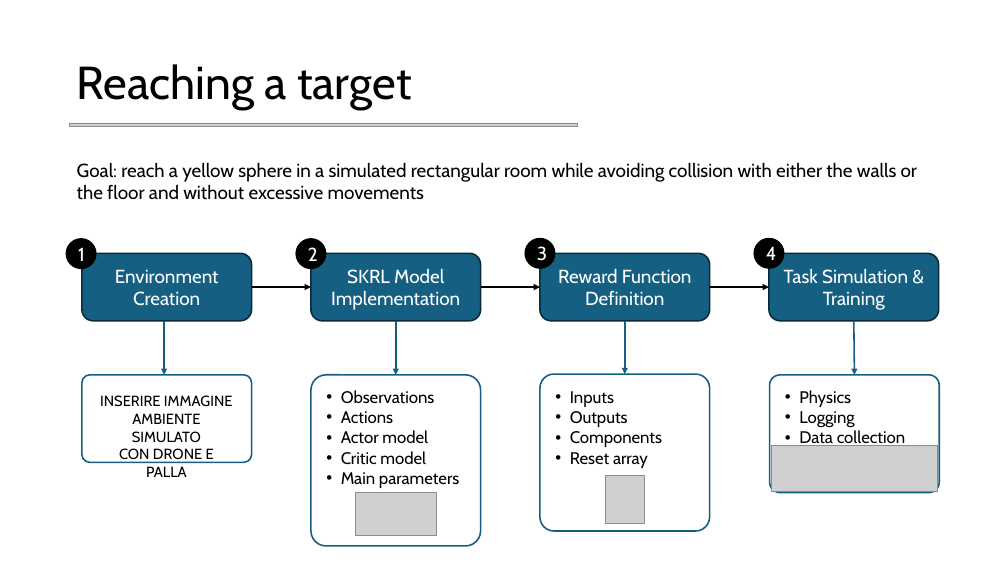
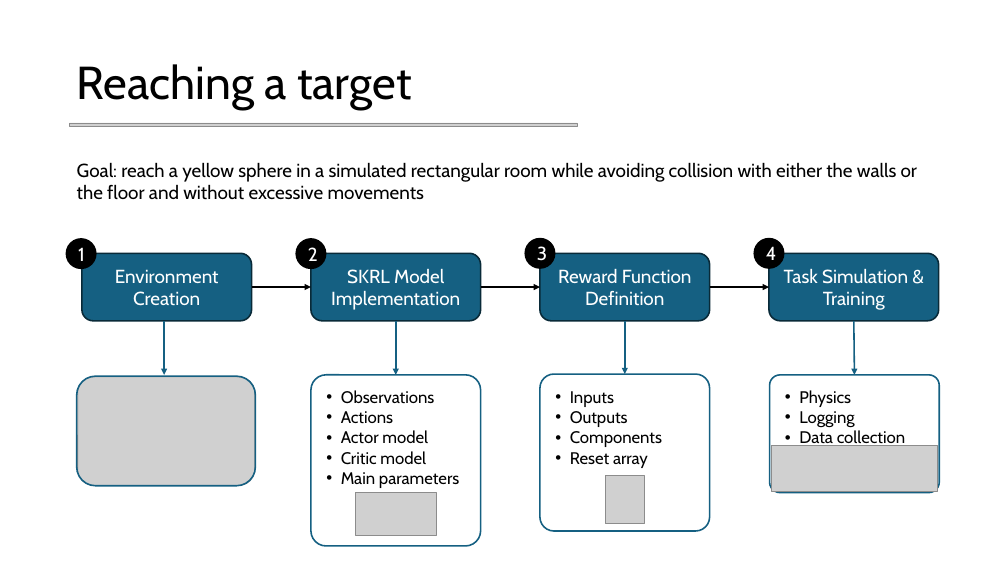
Before and after one commit to mettz/cps-project, a slide deck: slide 7 of docs/Slides.pptx. Drawn at 1008x567 pixels with LibreOffice and Linux fonts; fonts in the diff are those of the drawing; grey boxes stand for pictures. Boxes give left, top, right and bottom in pixels: in the first picture for what was removed or moved away, otherwise in the second. Text is boxed around its words. In the diff, an @@ line names an element or a change of style, - is before the commit and + after.

```diff
--- a/docs/Slides.pptx
+++ b/docs/Slides.pptx
@@ rounded rectangle: place and size @@
-rounded rectangle at box(82, 375, 251, 463)
+rounded rectangle at box(76, 377, 255, 486)
@@ rounded rectangle at box(76, 377, 255, 486): fill #FFFFFF to none; proportions changed @@
@@ picture added at box(78, 377, 255, 485) @@
@@ text removed at box(100, 395, 233, 477) @@
-INSERIRE IMMAGINE
-AMBIENTE SIMULATO
-CON DRONE E PALLA
```
Also in this commit, not shown: 9 other slides changed.
